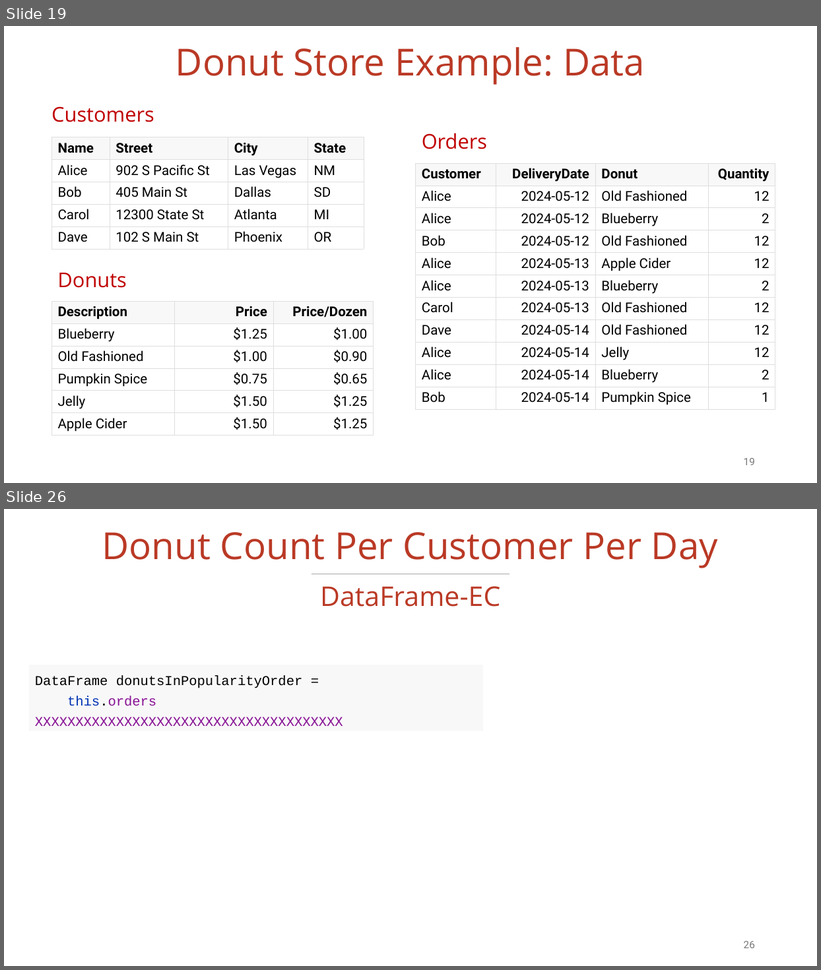
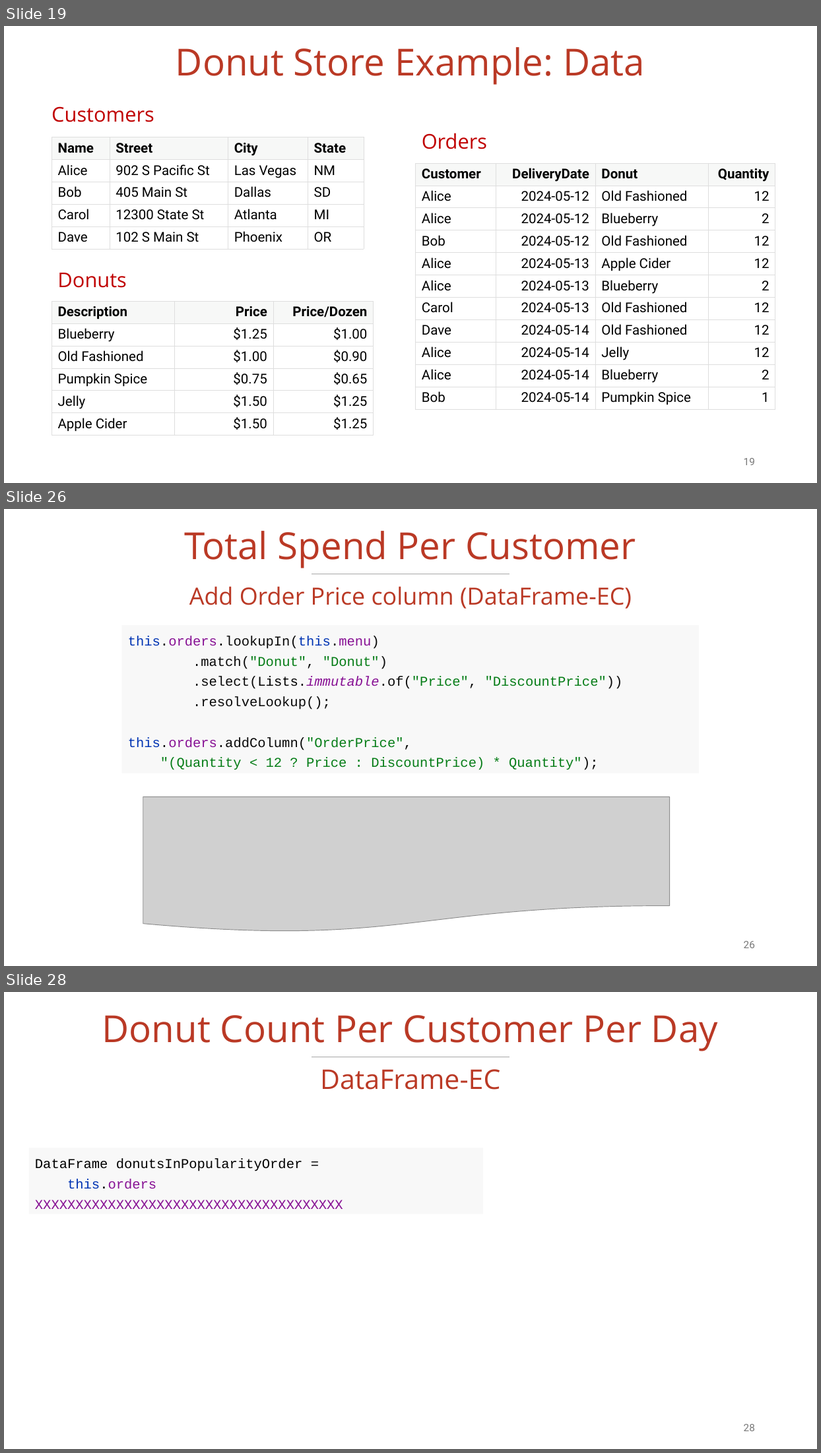
Before and after one commit to vmzakharov/missing-dataframe-talk, a slide deck: presentation/Missing_Dataframe_Short.pptx. Shown one above the other, each under a label of ours: slides 19 and 26 before the commit, slides 19, 26 and 28 after it; the slides between them are not shown. The pictures are 821x970 and 821x1453 pixels, drawn with LibreOffice and Linux fonts; fonts in the diff are those of the drawing; grey boxes stand for pictures. Boxes give left, top, right and bottom in pixels: in the first picture for what was removed or moved away, otherwise in the second. Text is boxed around its words. In the diff, an @@ line names an element or a change of style, - is before the commit and + after.

```diff
--- a/presentation/Missing_Dataframe_Short.pptx
+++ b/presentation/Missing_Dataframe_Short.pptx
@@ slide 26 added at (4, 509, 817, 966), background #FFFFFF @@
@@ title added at (184, 531, 636, 568), 44 pt, text #BA3925 @@
+Total Spend Per Customer
@@ text added at (189, 586, 632, 609), 28 pt, text #BA3925 @@
+Add Order Price column (DataFrame-EC)
@@ line added from (312, 574) to (510, 574), #A6A6A6 1 pt @@
@@ rectangle added at (121, 626, 699, 774), fill #F8F8F8, 16 pt, text #067D17 @@
+this.orders.lookupIn(this.menu)
+.match("Donut", "Donut")
+.select(Lists.immutable.of("Price", "DiscountPrice"))
+.resolveLookup();
+this.orders.addColumn("OrderPrice",
+"(Quantity < 12 ? Price : DiscountPrice) * Quantity");
@@ picture added at (143, 797, 670, 933) @@
@@ page number added at (744, 941, 755, 949), 12 pt, text #797979 @@
+26
@@ what was slide 26 is now slide 28 @@
@@ page number at (744, 1424, 755, 1432): text changed @@
-26
+28
```
Also in this commit, not shown: 7 slides changed, 4 other slides added, 2 slides removed, 3 other files.
